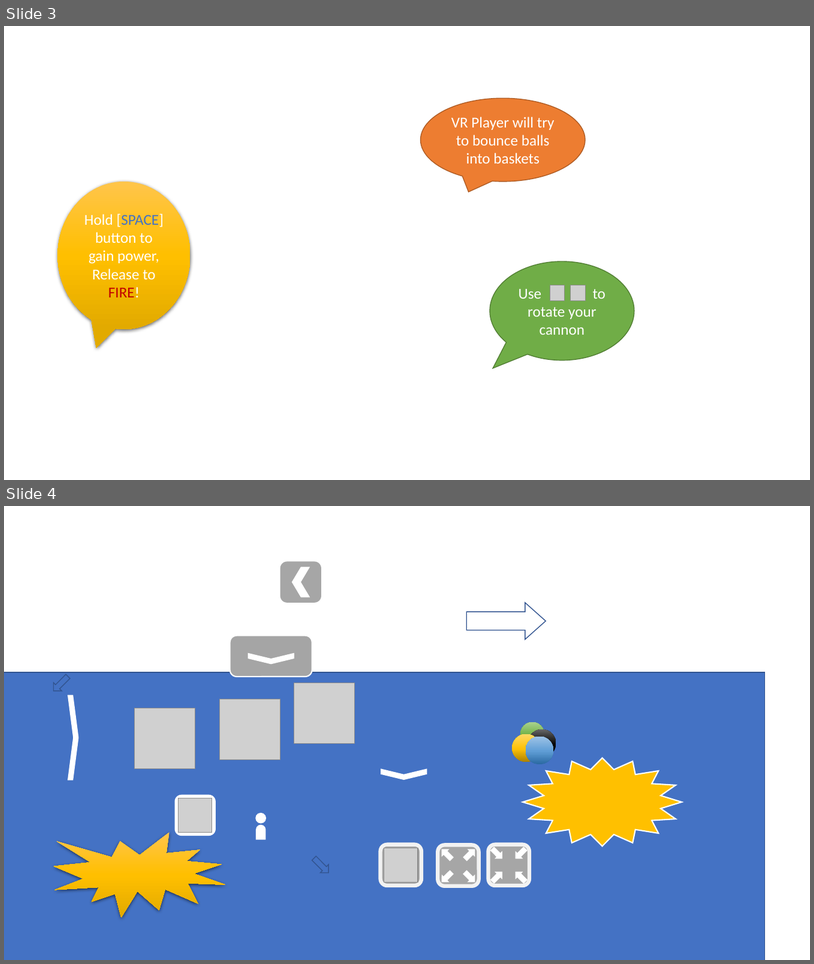
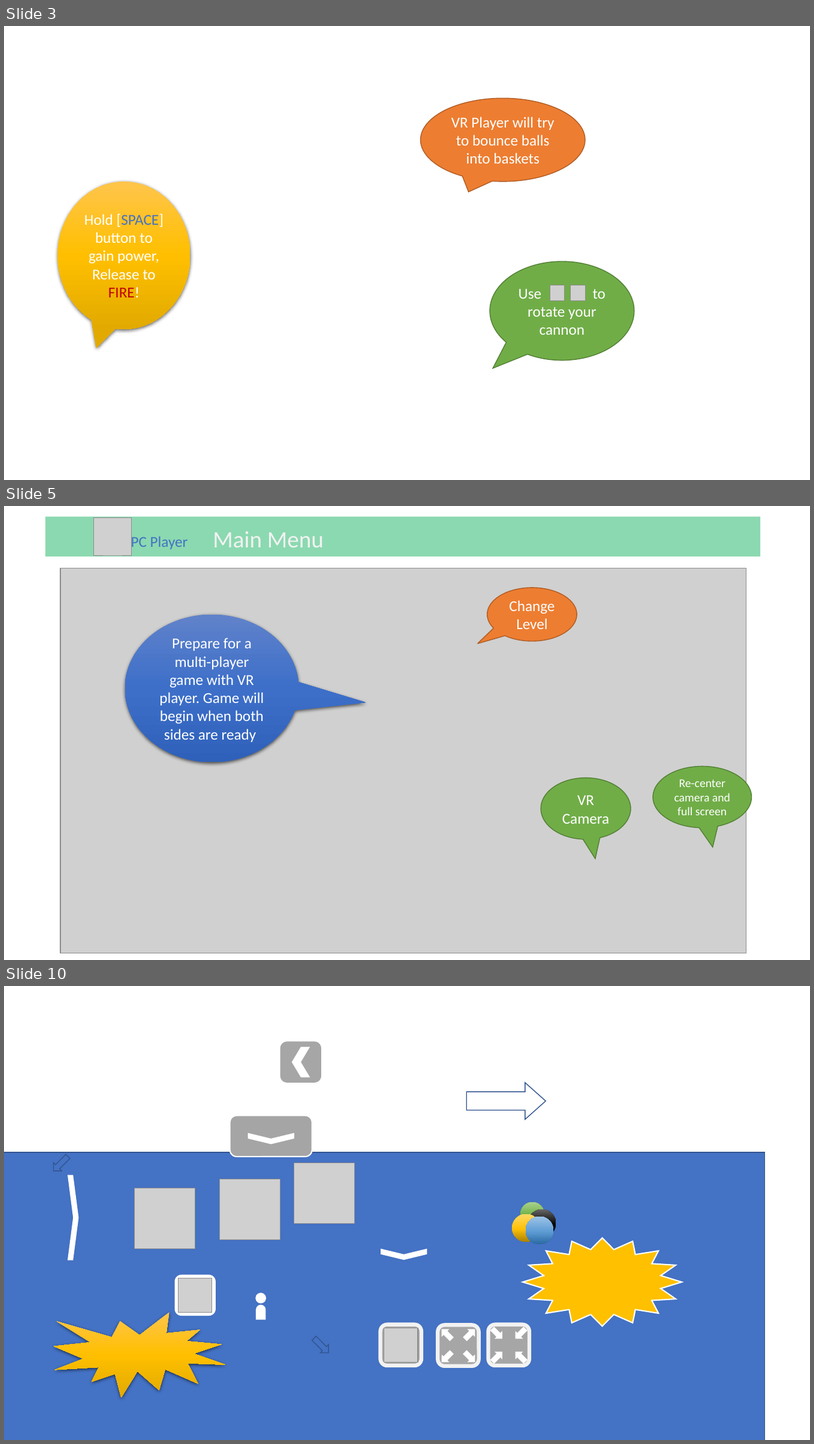
Before and after one commit to dyzsunson/BunnyBall_VR, a slide deck: Document/Rabbit_Tutorial.pptx. Shown one above the other, each under a label of ours: slides 3 and 4 before the commit, slides 3, 5 and 10 after it; the slides between them are not shown. The pictures are 814x964 and 814x1444 pixels, drawn with LibreOffice and Linux fonts; fonts in the diff are those of the drawing; grey boxes stand for pictures; background and template pictures are left out. Boxes give left, top, right and bottom in pixels: in the first picture for what was removed or moved away, otherwise in the second. Text is boxed around its words. In the diff, an @@ line names an element or a change of style, - is before the commit and + after.

```diff
--- a/Document/Rabbit_Tutorial.pptx
+++ b/Document/Rabbit_Tutorial.pptx
@@ slide 5 added at [4, 506, 810, 960], background picture (left out) @@
@@ rectangle added at [46, 516, 761, 556], fill #5ACA8F at 70% opacity @@
@@ picture added at [93, 518, 132, 556] @@
@@ text added at [131, 534, 188, 550], 18 pt, text #4472C4 @@
+PC Player
@@ text added at [213, 531, 324, 547], 28 pt, text #F2F2F2 @@
+Main Menu
@@ picture added at [60, 568, 747, 953] @@
@@ speech bubble added at [488, 588, 577, 641], fill #ED7D31, outline #AF5C24 1 pt, 18 pt, text #FFFFFF @@
+Change Level
@@ speech bubble added at [125, 614, 299, 762], fill gradient #6183CB to #3E70CA to #3062BB, 18 pt, text #FFFFFF @@
+Prepare for a multi-player game with VR player. Game will begin when both sides are ready
@@ speech bubble added at [654, 766, 752, 828], fill #70AD47, outline #538035 1 pt, 14 pt, text #FFFFFF @@
+Re-center camera and full screen
@@ speech bubble added at [541, 778, 632, 840], fill #70AD47, outline #538035 1 pt, 18 pt, text #FFFFFF @@
+VR Camera
@@ what was slide 4 is now slide 10 @@
```
Also in this commit, not shown: 2 slides changed, 5 other slides added, 38 other files.
